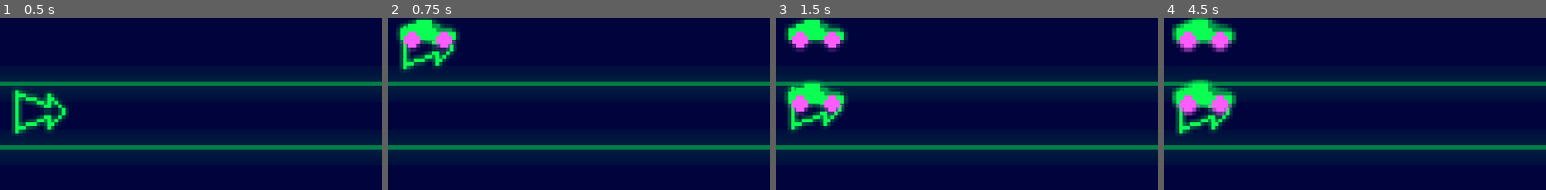
Above: before the commit, frames 1-4 (left to right).
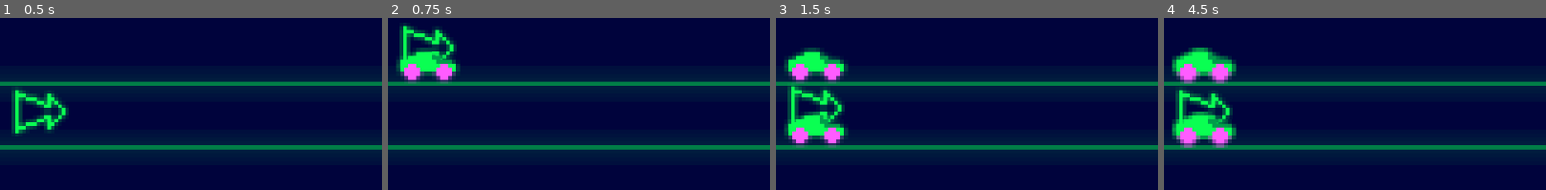
Above: after the commit, the same moments.

Repository: Neppord/battery-pact
Game: Godot game, scene res://main.tscn
Two runs of this game, one before a commit and one after it. Both use one fixed random seed, a clock stepped at 60 frames per second and the inputs below.
Inputs:
- Up to frame 1 (0.5 s): no input
- Up to frame 2 (0.75 s): hold W (player_1_up) from 0.53 s (still down); tap Space (player_1_spawn) at 0.6 s
- Up to frame 3 (1.5 s): release W (player_1_up) at 1.28 s; hold S (player_1_down) from 1.28 s (still down); tap Space (player_1_spawn) at 1.35 s
- Up to frame 4 (4.5 s): release S (player_1_down) at 2.03 s; hold W (player_1_up) 2.03-3.53 s; tap Down (player_2_down) at 2.1 s; tap Space (player_1_spawn) at 2.3, 3.05, 3.6, 4.35 s; tap Up (player_2_up) at 2.85 s; hold S (player_1_down) from 3.53 s (still down)
The pictures show only the part of the screen within x 0-50%, y 0-50%; the shares and areas given below are measured in that part.

Frame 1 is identical in both runs. In frame 2, 4.3% of the frame differs, in the area x 2-19%, y 0-39%; in frame 3, 9.0%; in frame 4, 10%, in the area x 2-19%, y 0-76%.

Commit message:
Adjust y position when spawning
Co-authored-by: Karl Wängberg <karlwangberg@gmail.com>

Diff:
--- a/player_1_arrow.gd
+++ b/player_1_arrow.gd
@@ -13,6 +13,7 @@
 ]
 
 var lane: int = 1
+const y_offset: int = 80
 
 # Called when the node enters the scene tree for the first time.
 func _ready() -> void:
@@ -36,4 +37,4 @@
 		get_tree().current_scene.add_child(toy) # or add_child(toy) depending on where you want it
 		toy.global_position = global_position
 		toy.scale = Vector2(10, 10)
-		toy.global_position = Vector2(global_position.x, player_positions[lane])
+		toy.global_position = Vector2(global_position.x, player_positions[lane] + y_offset)
Not shown, changed: TODO.md
